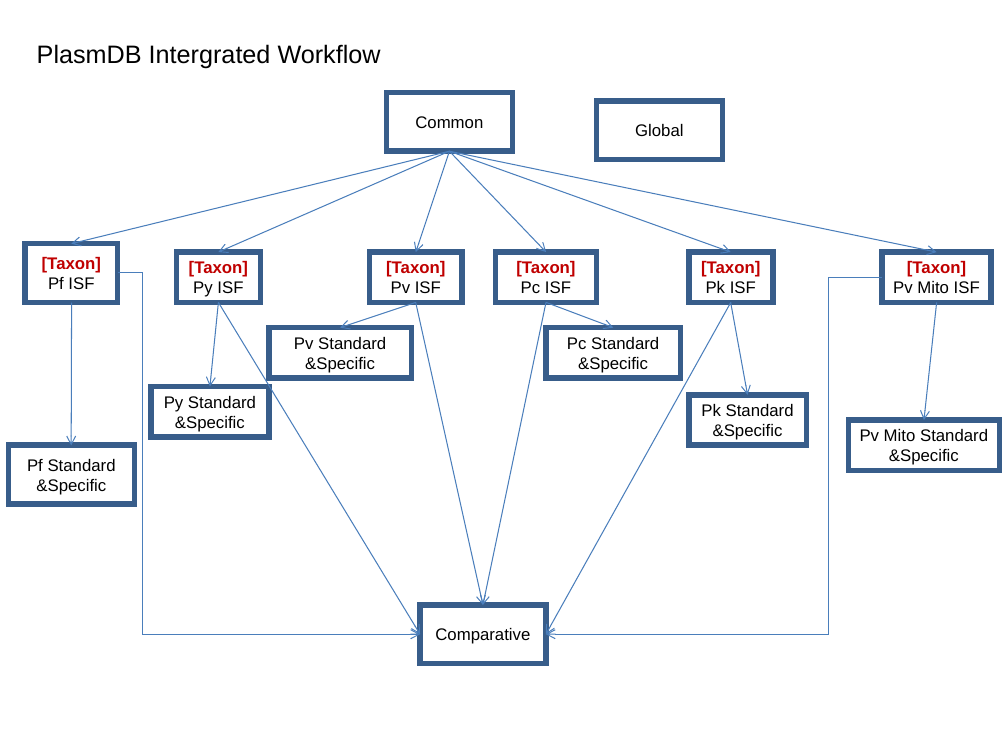
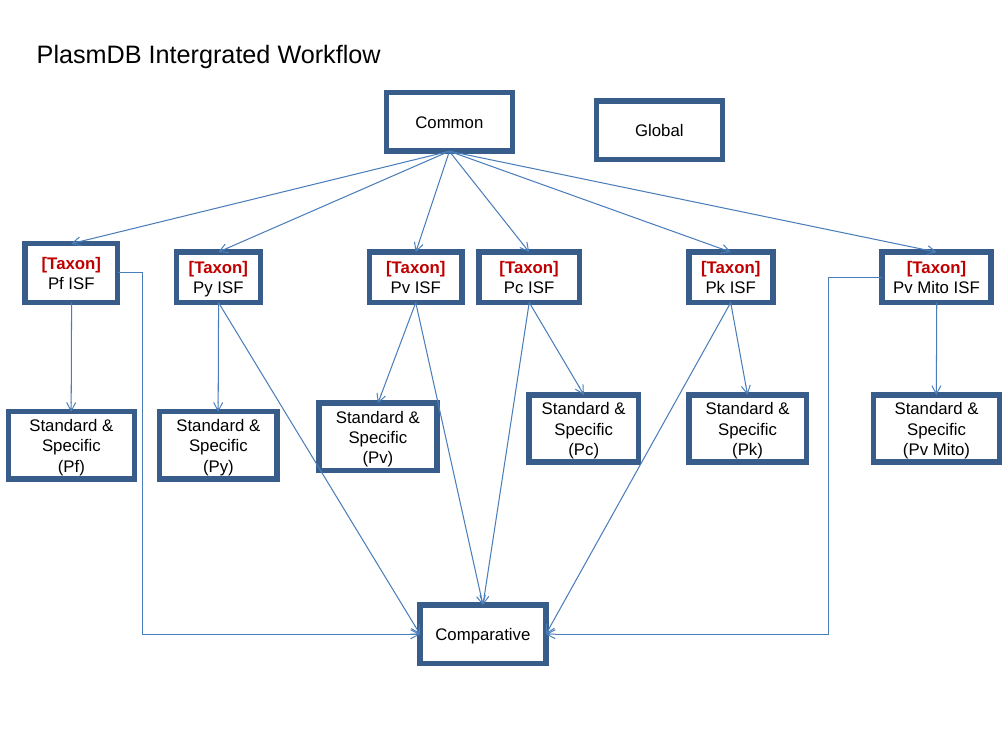
Before and after one commit to VEuPathDB/ApiCommonWorkflow, a slide deck: slide 1 of Main/doc/IntegratedWorkflow.ppt. Drawn at 1008x756 pixels with LibreOffice and Linux fonts; fonts in the diff are those of the drawing. Boxes give left, top, right and bottom in pixels: in the first picture for what was removed or moved away, otherwise in the second. Text is boxed around its words. In the diff, an @@ line names an element or a change of style, - is before the commit and + after.

```diff
--- a/Main/doc/IntegratedWorkflow.ppt
+++ b/Main/doc/IntegratedWorkflow.ppt
@@ arrow moved from (450, 151) - (546, 252) to (450, 151) - (529, 252) @@
@@ rectangle "[Taxon]": place and size @@
-rectangle "[Taxon]" at box(496, 252, 597, 302)
+rectangle "[Taxon]" at box(479, 252, 580, 302)
@@ arrow moved from (72, 302) - (72, 446) to (72, 302) - (72, 412) @@
@@ arrow moved from (219, 302) - (210, 386) to (219, 302) - (218, 412) @@
@@ arrow moved from (416, 302) - (340, 328) to (416, 302) - (378, 403) @@
@@ arrow moved from (546, 302) - (483, 605) to (529, 302) - (483, 605) @@
@@ arrow moved from (546, 302) - (613, 328) to (529, 302) - (584, 395) @@
@@ arrow moved from (936, 302) - (924, 420) to (936, 302) - (936, 395) @@
@@ rectangle "Standard & Specific": place and size @@
-rectangle "Standard & Specific" at box(8, 446, 134, 504)
+rectangle "Standard & Specific" at box(8, 411, 134, 479)
@@ text in rectangle at box(29, 419, 101, 476): text changed @@
-Pf Standard &Specific
+Standard & Specific
+(Pf)
@@ rectangle "Standard & Specific": place and size @@
-rectangle "Standard & Specific" at box(151, 386, 269, 436)
+rectangle "Standard & Specific" at box(159, 411, 277, 479)
@@ text in rectangle at box(176, 419, 248, 476): text changed @@
-Py Standard &Specific
+Standard & Specific
+(Py)
@@ rectangle "Standard & Specific": place and size @@
-rectangle "Standard & Specific" at box(269, 328, 412, 378)
+rectangle "Standard & Specific" at box(320, 403, 437, 471)
@@ text in rectangle at box(336, 411, 408, 467): text changed @@
-Pv Standard &Specific
+Standard & Specific
+(Pv)
@@ rectangle "Standard & Specific": place and size @@
-rectangle "Standard & Specific" at box(546, 328, 680, 378)
+rectangle "Standard & Specific" at box(529, 395, 638, 463)
@@ text in rectangle at box(542, 402, 613, 459): text changed @@
-Pc Standard &Specific
+Standard & Specific
+(Pc)
@@ rectangle "Standard & Specific": place and size @@
-rectangle "Standard & Specific" at box(688, 395, 806, 446)
+rectangle "Standard & Specific" at box(688, 395, 806, 463)
@@ text in rectangle at box(706, 402, 777, 459): text changed @@
-Pk Standard &Specific
+Standard & Specific
+(Pk)
@@ rectangle "Standard & Specific": place and size @@
-rectangle "Standard & Specific" at box(849, 420, 1000, 471)
+rectangle "Standard & Specific" at box(874, 395, 1000, 463)
@@ text in rectangle at box(895, 402, 970, 459): text changed @@
-Pv Mito Standard &Specific
+Standard & Specific
+(Pv Mito)
```
Also in this commit, not shown: 4 other slides changed.
